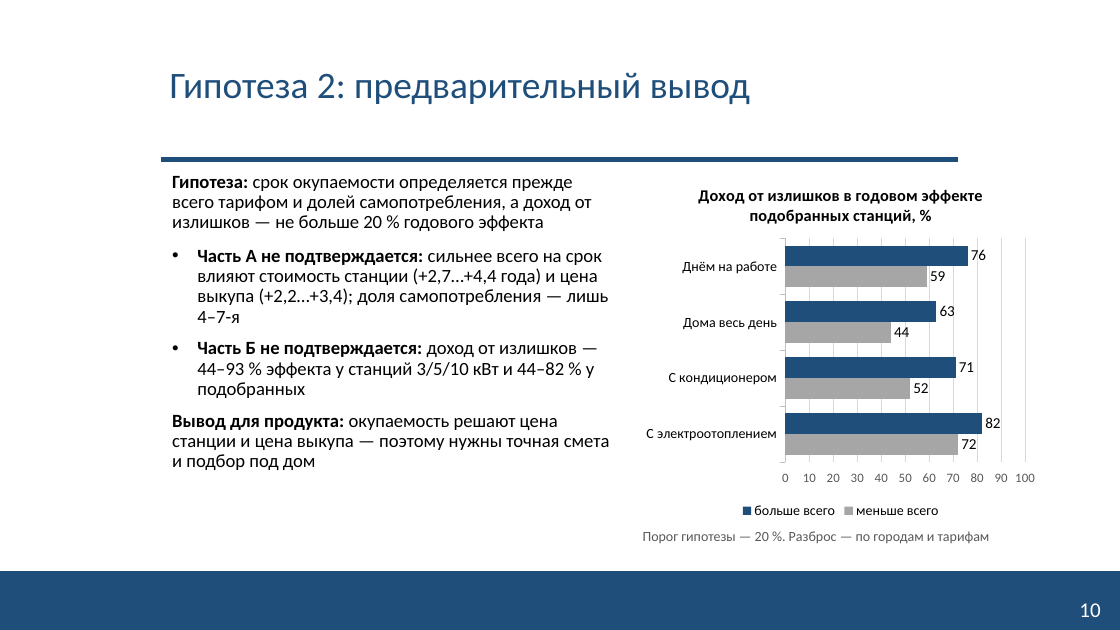
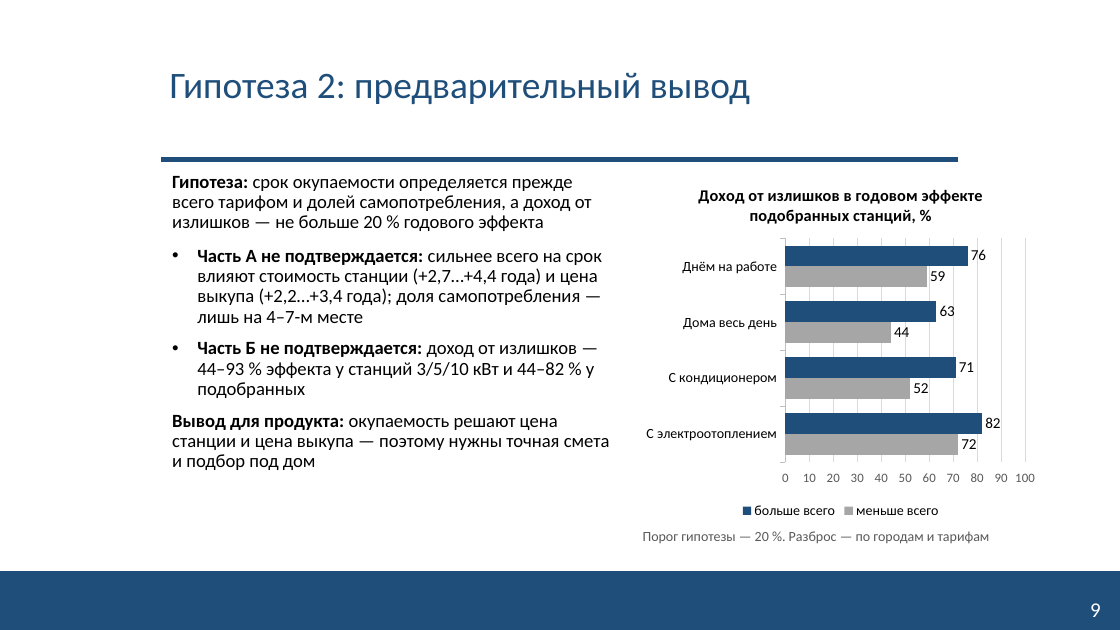
Before and after one commit to NeK0ban/SunCount, a slide deck: slide 9 of reports/SunCount_interim_talk.pptx (slide 10 before the commit). Drawn at 1120x630 pixels with LibreOffice and Linux fonts; fonts in the diff are those of the drawing; background and template pictures are left out. Boxes give left, top, right and bottom in pixels: in the first picture for what was removed or moved away, otherwise in the second. Text is boxed around its words. In the diff, an @@ line names an element or a change of style, - is before the commit and + after.

```diff
--- a/reports/SunCount_interim_talk.pptx
+++ b/reports/SunCount_interim_talk.pptx
@@ text at bbox=[197, 250, 602, 323]: text changed @@
-• Часть А не подтверждается: сильнее всего на срок влияют стоимость станции (+2,7…+4,4 года) и цена выкупа (+2,2…+3,4); доля самопотребления — лишь 4–7-я
+• Часть А не подтверждается: сильнее всего на срок влияют стоимость станции (+2,7…+4,4 года) и цена выкупа (+2,2…+3,4 года); доля самопотребления — лишь на 4–7-м месте
@@ page number at bbox=[1090, 603, 1101, 617]: text changed @@
-10
+9
```
Also in this commit, not shown: 5 other slides changed, 1 slide added, 2 slides removed, 9 other files.
